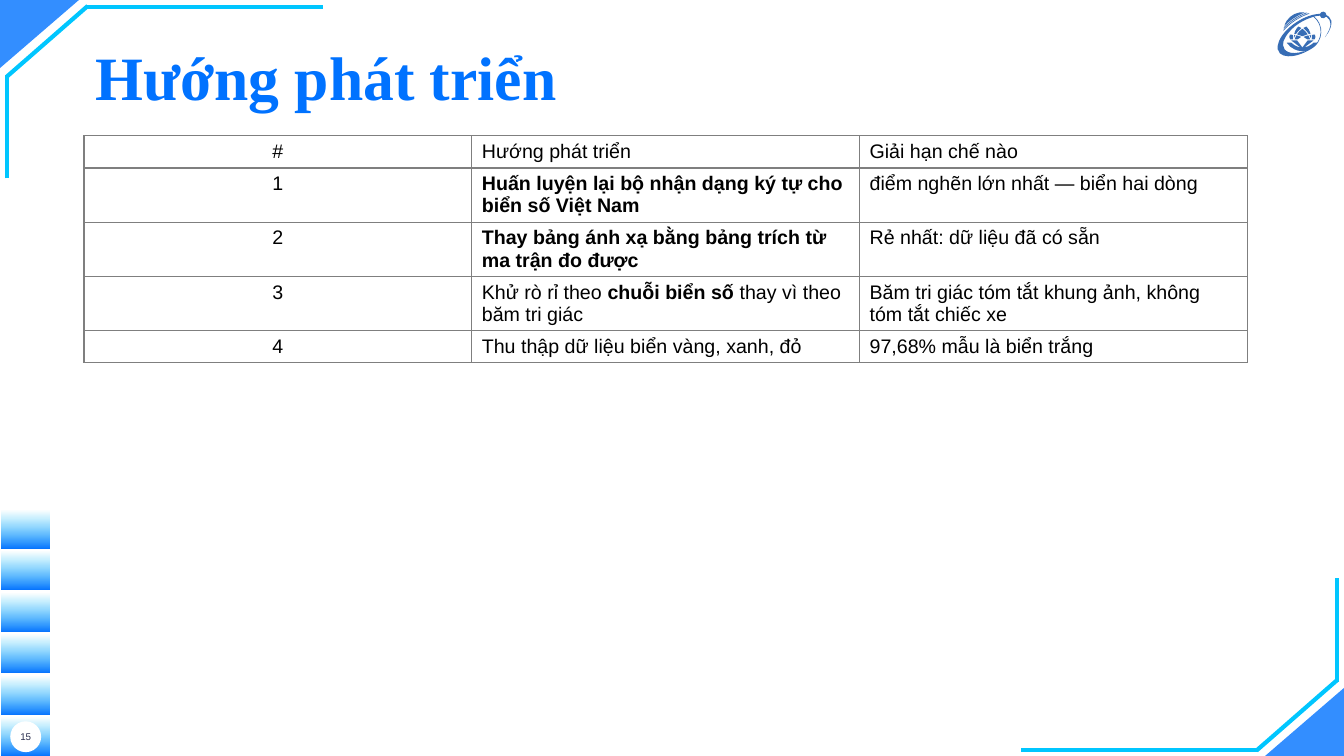
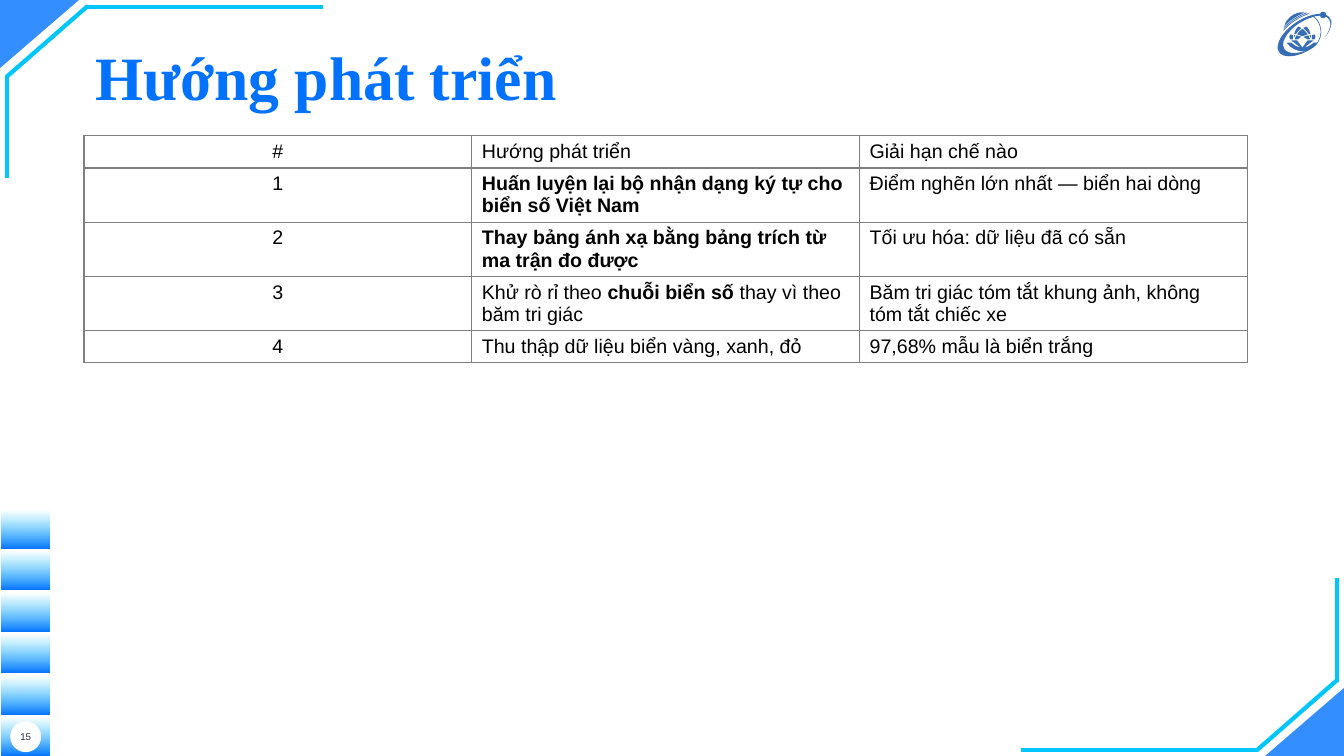
Before and after one commit to hieunguyen2604/alpr-do-an-mon-hoc, a slide deck: slide 15 of docs/slides/12-slides-mon-hoc.pptx. Drawn at 1344x756 pixels with LibreOffice and Linux fonts; fonts in the diff are those of the drawing; background and template pictures are left out. Boxes give left, top, right and bottom in pixels: in the first picture for what was removed or moved away, otherwise in the second. Text is boxed around its words. In the diff, an @@ line names an element or a change of style, - is before the commit and + after.

```diff
--- a/docs/slides/12-slides-mon-hoc.pptx
+++ b/docs/slides/12-slides-mon-hoc.pptx
@@ table at box(84, 136, 1248, 681) @@
-row 2, column 3: điểm nghẽn lớn nhất — biển hai dòng
+row 2, column 3: Điểm nghẽn lớn nhất — biển hai dòng
-row 3, column 3: Rẻ nhất: dữ liệu đã có sẵn
+row 3, column 3: Tối ưu hóa: dữ liệu đã có sẵn
```
Also in this commit, not shown: 7 other slides changed, 3 other files.
